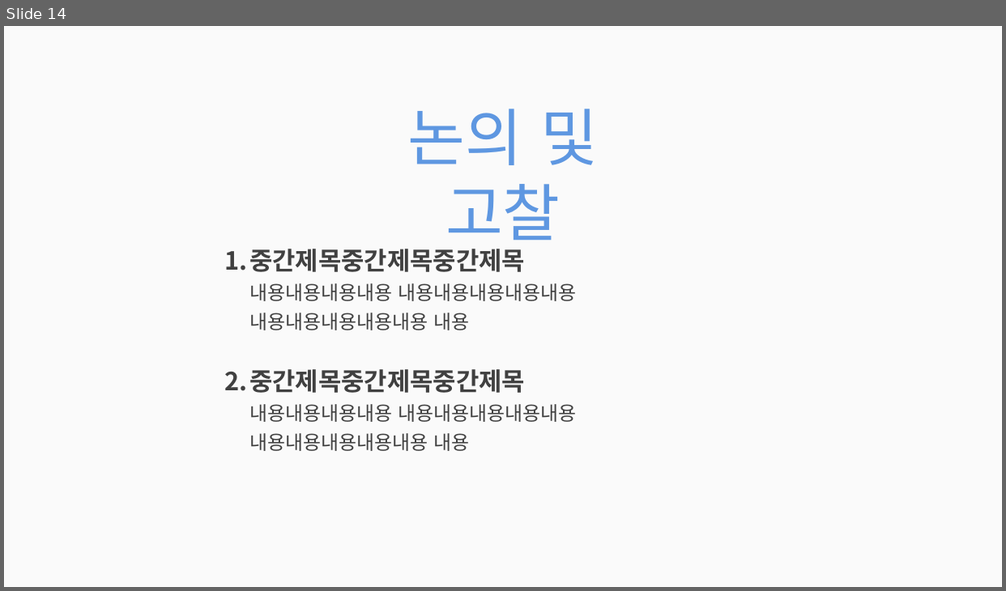
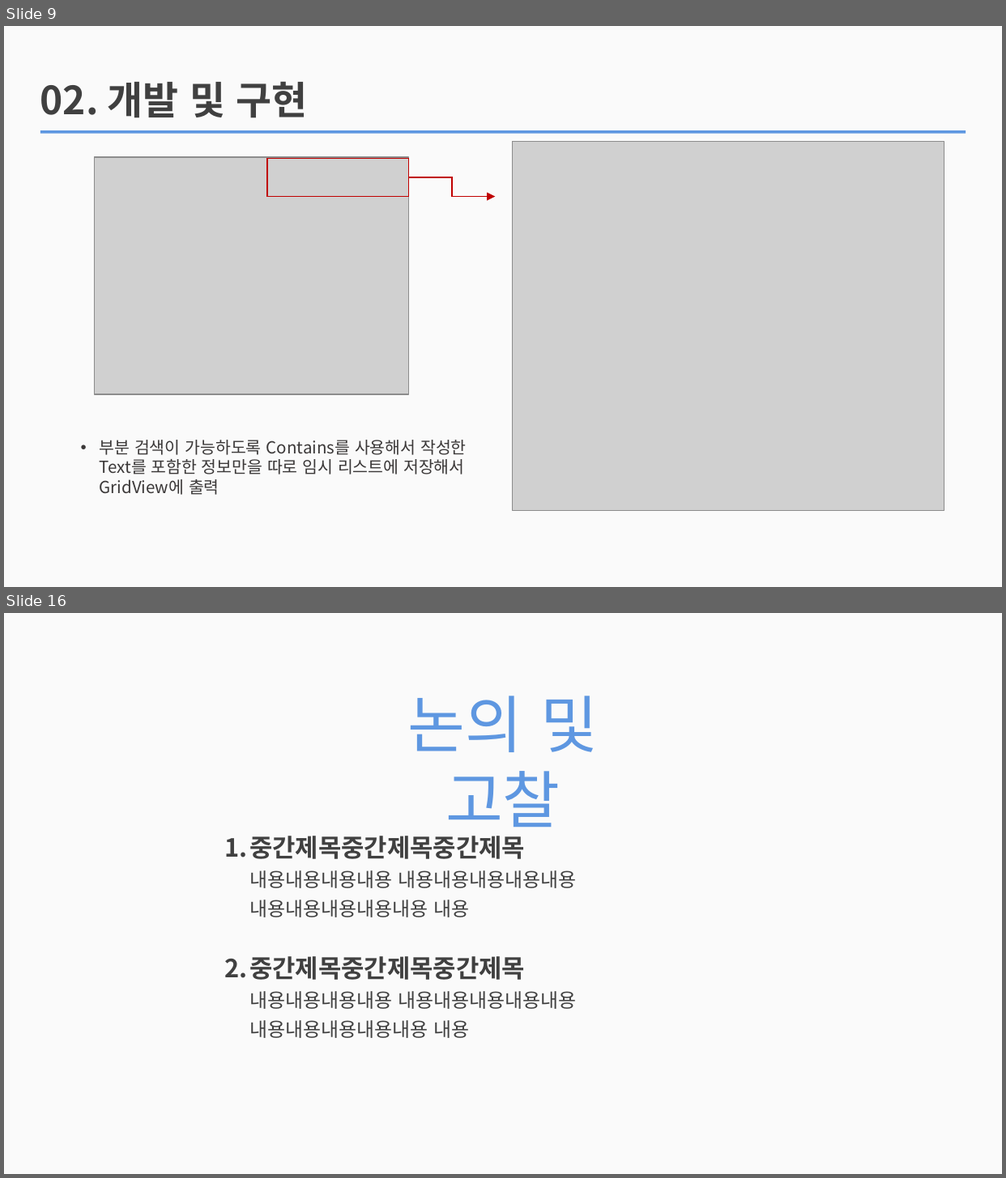
Before and after one commit to jhy0409/teamPrj, a slide deck: PPT/210421_빛창식과 아이들_사진추가본.pptx. Shown one above the other, each under a label of ours: slide 14 before the commit, slides 9 and 16 after it; the slides between them are not shown. The pictures are 1006x591 and 1006x1178 pixels, drawn with LibreOffice and Linux fonts; fonts in the diff are those of the drawing; grey boxes stand for pictures. Boxes give left, top, right and bottom in pixels: in the first picture for what was removed or moved away, otherwise in the second. Text is boxed around its words. In the diff, an @@ line names an element or a change of style, - is before the commit and + after.

```diff
--- a/PPT/210421_빛창식과 아이들_사진추가본.pptx
+++ b/PPT/210421_빛창식과 아이들_사진추가본.pptx
@@ slide 9 added at (4, 26, 1002, 587), background #FAFAFA @@
@@ text added at (40, 81, 307, 118), 28 pt, text #404040, bold @@
+02. 개발 및 구현
@@ rectangle added at (40, 130, 965, 134), fill #5E97E1 @@
@@ picture added at (512, 142, 944, 511) @@
@@ picture added at (95, 158, 409, 395) @@
@@ rectangle added at (267, 159, 409, 197), outline #C00000 1 pt @@
@@ elbow arrow added from (409, 177) to (495, 197), #C00000 1 pt @@
@@ text added at (100, 440, 467, 495), 12 pt, text #3B3838 @@
+• 부분 검색이 가능하도록 Contains를 사용해서 작성한 Text를 포함한 정보만을 따로 임시 리스트에 저장해서 GridView에 출력
@@ what was slide 14 is now slide 16 @@
```
Also in this commit, not shown: 2 slides changed, 11 other slides added, 10 slides removed.
